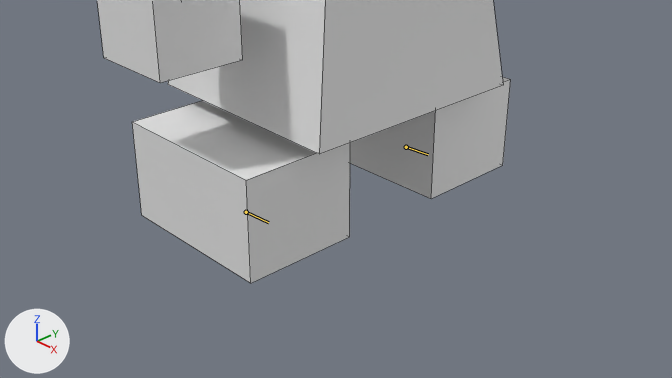
What one commit did to the Blender file RAT_Documentation/Darren/Modelling/Project Files/Player - Rigged.blend.
Both versions are drawn from the file's camera 'Camera'. Arrows for +X, +Y and +Z are at lower left; the lights stay in place. The picture after the commit comes second. Both versions are drawn at the pose saved in each file; the numbers are the values there. The bones that change are drawn over the model as lines. Mesh edges are drawn as thin lines.

Names of what the first picture shows: 'Body', 'LeftFoot', 'RightFoot', 'RightHand'.
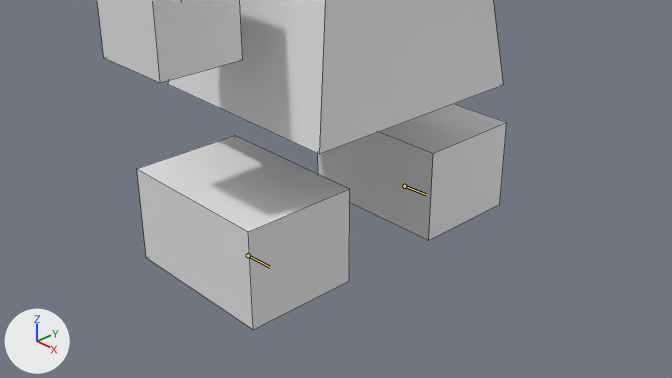
Pixel boxes [x1, y1, x2, y2] of what changed, in the pictures (672 x 378 px):
'RightFoot', posed (6% taller)
    before: [132, 101, 350, 283]
    after: [137, 136, 350, 329]
'LeftFoot', posed
    before: [350, 77, 511, 199]
    after: [318, 104, 507, 240]
bone 'toe.L', root to tip
    before: (406, 147) to (428, 154)
    after: (404, 186) to (426, 194)
bone 'toe.R', root to tip
    before: (246, 212) to (268, 222)
    after: (248, 255) to (270, 267)

The edits, one by one:
Bone 'toe.L' (bone_toe_l) moves from (0.0, 0.0, 0.0) to (0.0, 0.0, -0.234).
Bone 'toe.R' (bone_toe_r) moves from (0.0, 0.0, 0.0) to (0.0, 0.004, -0.234).
